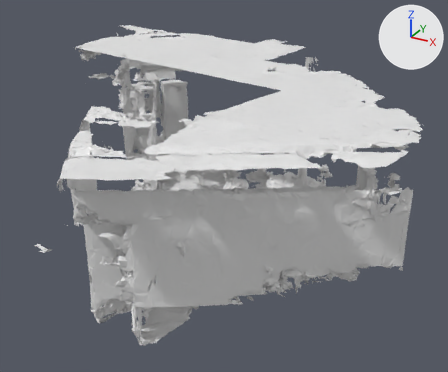
An edit to the OBJ model src/unity/unity-vision-demo/Assets/HoloToolkit/SpatialMapping/Tests/Support/SRMesh.obj, drawn before and after from the same camera.
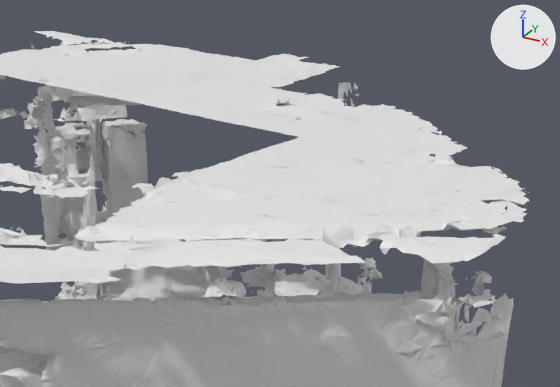
Old and new are each drawn whole from a camera (50 mm lens) standing at (3.89, -6.72, 3.98) and looking at (-0.85, 1.9, -0.33) and again close up on the part from 22% to 99% of the width and 2% to 66% of the height. Lighting does not change. The marker at upper right points along +X, +Y and +Z. Where no turn or scale is listed for an object, it has been applied to the vertices.

Script lines for the objects in view, before the commit:
```python
me_object_11 = bpy.data.meshes.new('Object.11')
me_object_11.from_pydata(...)  # 2354 vertices, 3899 faces; spans x -2.0..0.75, y 1.44..4.39, z -1.22..-0.19
me_object_3 = bpy.data.meshes.new('Object.3')
me_object_3.from_pydata(...)  # 1017 vertices, 1668 faces; spans x -0.39..1.66, y -2.61..-0.91, z -0.42..1.66
me_object_4 = bpy.data.meshes.new('Object.4')
me_object_4.from_pydata(...)  # 1846 vertices, 2999 faces; spans x -1.55..-0.13, y -2.53..-0.56, z -0.42..1.72
ob_object_11 = bpy.data.objects.new('Object.11', me_object_11)
ob_object_11.location = (0.0, 0.0, 0.0)
ob_object_3 = bpy.data.objects.new('Object.3', me_object_3)
ob_object_3.location = (0.0, 0.0, 0.0)
ob_object_4 = bpy.data.objects.new('Object.4', me_object_4)
ob_object_4.location = (0.0, 0.0, 0.0)
# also in view: 'Object.6' at (-0.62, 2.87, 0.69); 'Object.12' at (1.31, 0.11, 0.66); 'Object.2' at (-0.6, 4.75, -0.66); 'Object.9' at (-2.77, 3.34, -0.83); 'Object.5' at (-0.75, 5.22, 0.68)
```
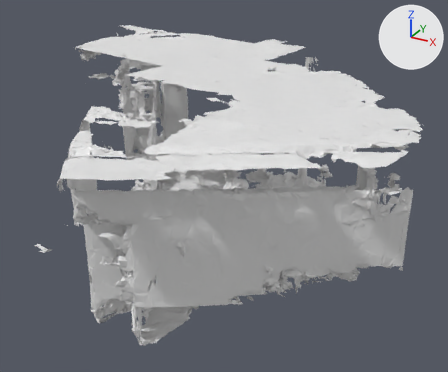
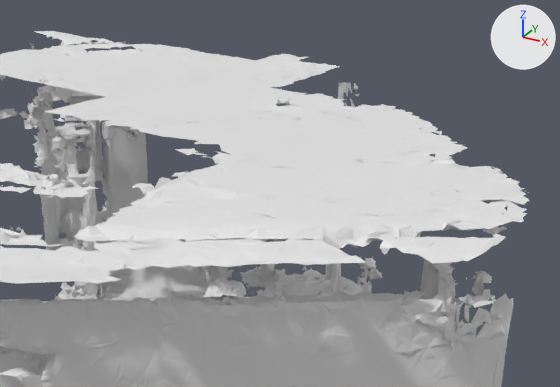
Commit message: improved ui

Boxes [x1, y1, x2, y2] around the edits, measured in the close-ups (560 x 387 px):
'Object.16', added: after [45, 95, 309, 165]

The change, as a diff of the scene's bpy script:
```diff
--- a/src/unity/unity-vision-demo/Assets/HoloToolkit/SpatialMapping/Tests/Support/SRMesh.obj.py
+++ b/src/unity/unity-vision-demo/Assets/HoloToolkit/SpatialMapping/Tests/Support/SRMesh.obj.py
@@ me_object_16 @@
+me_object_16.from_pydata(...)  # 408 vertices, 685 faces; spans x -2.17..0.49, y 0.24..1.97, z 1.62..1.67
@@ ob_object_16 @@
+ob_object_16 = bpy.data.objects.new('Object.16', me_object_16)
+ob_object_16.location = (0.0, 0.0, 0.0)
```
